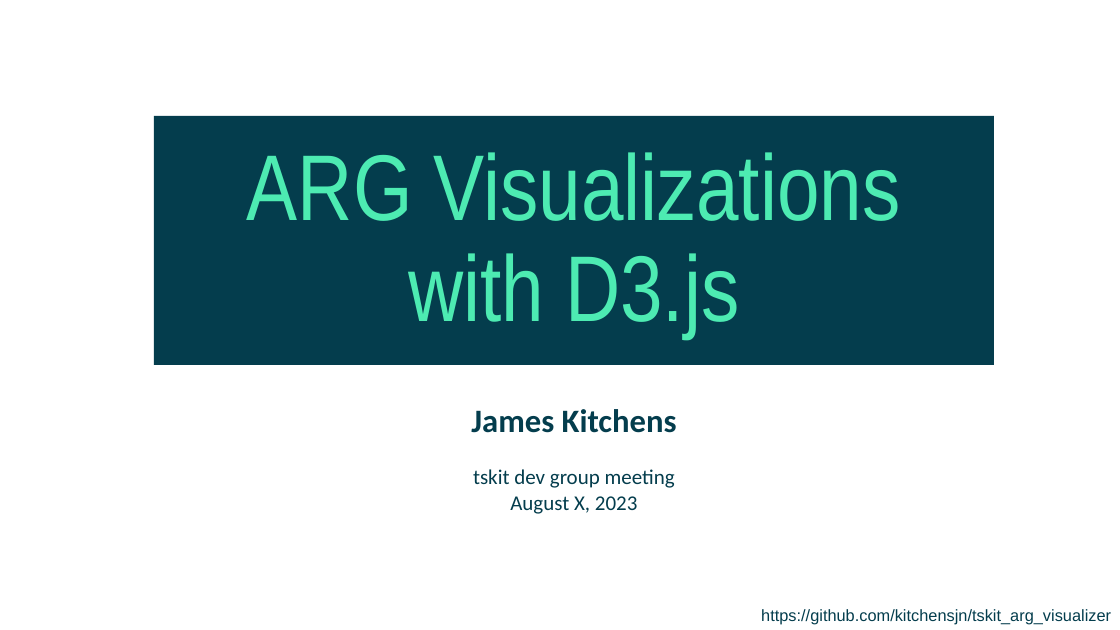
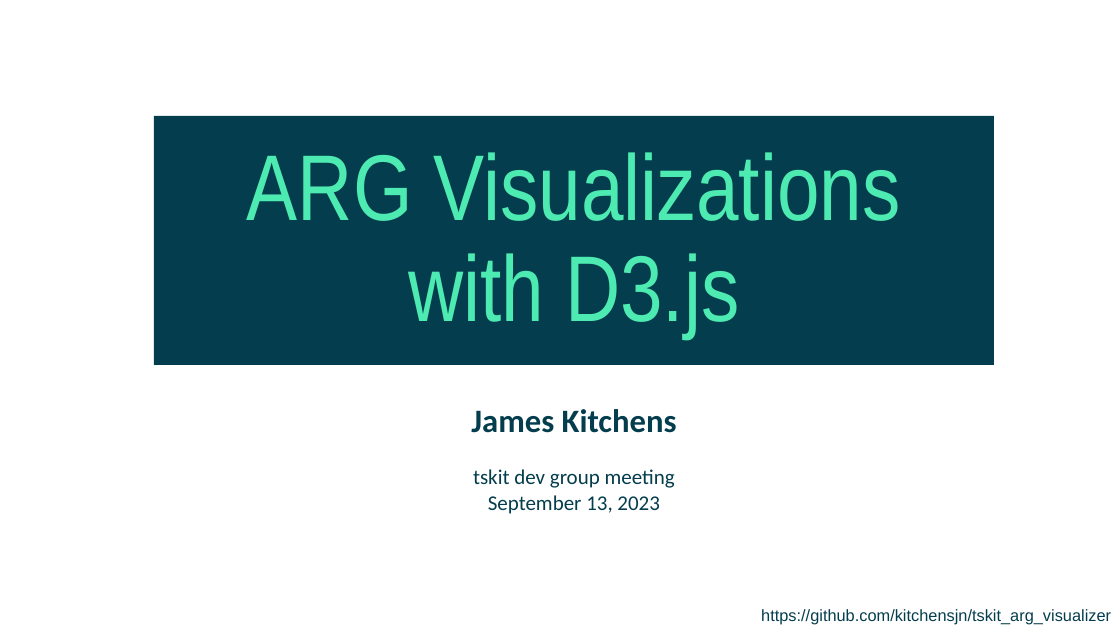
Before and after one commit to kitchensjn/tskit_arg_visualizer, a slide deck: slide 1 of tskit_presentation.pptx. Drawn at 1120x630 pixels with LibreOffice and Linux fonts; fonts in the diff are those of the drawing. Boxes give left, top, right and bottom in pixels: in the first picture for what was removed or moved away, otherwise in the second. Text is boxed around its words. In the diff, an @@ line names an element or a change of style, - is before the commit and + after.

```diff
--- a/tskit_presentation.pptx
+++ b/tskit_presentation.pptx
@@ text at (488, 495, 660, 514): text changed @@
-August X, 2023
+September 13, 2023
```
Also in this commit, not shown: 1 other slide changed.
